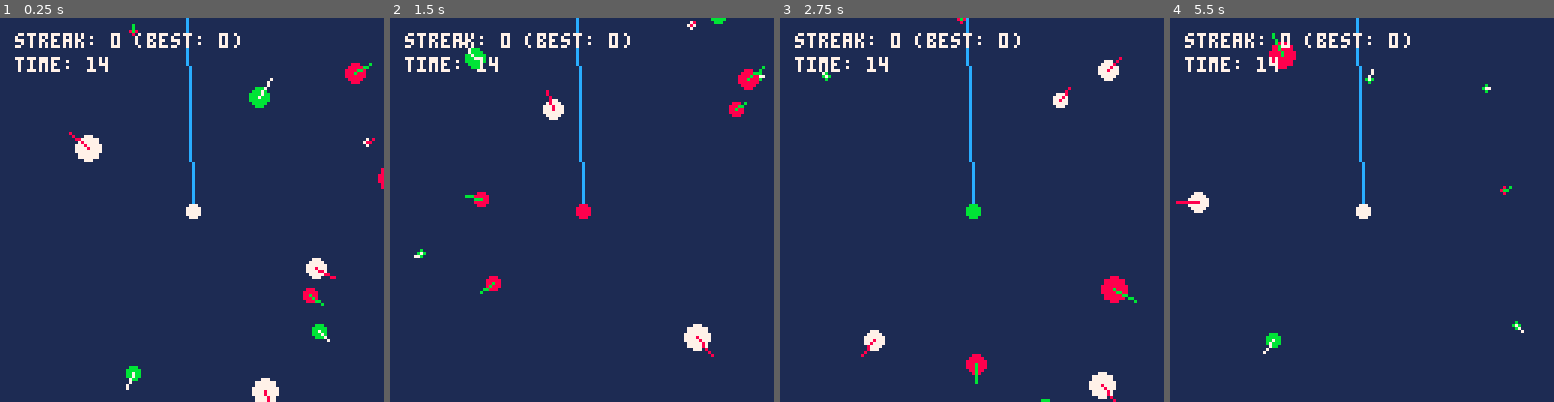
Above: before the commit, frames 1-4 (left to right).
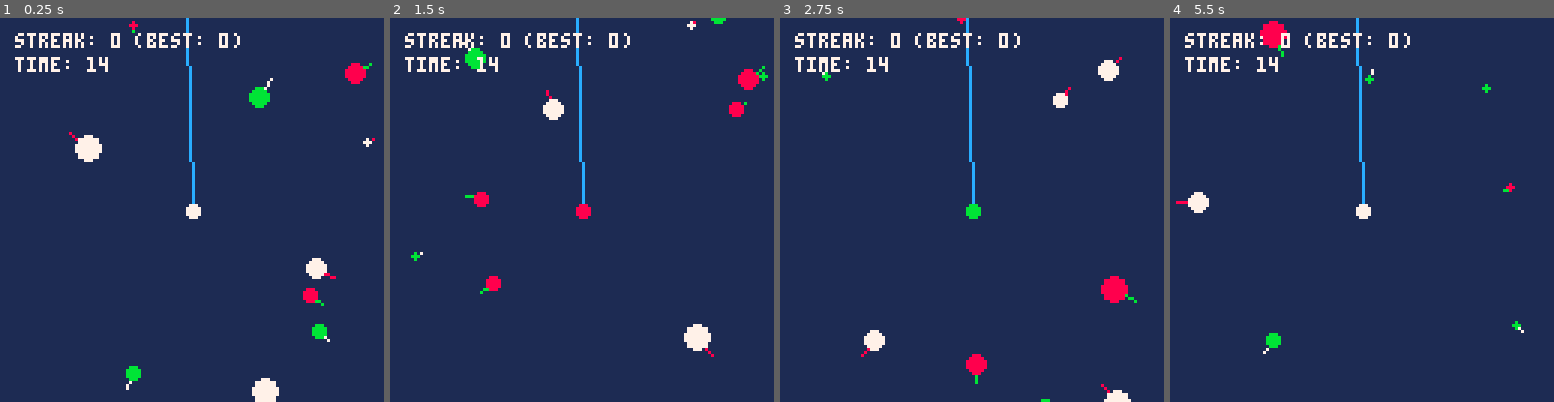
Above: after the commit, the same moments.

Repository: millwardesque/pico-fish-v2
Game: PICO-8 cartridge fish2.p8
Same seed, same stepped clock (60 frames per second), same inputs: the game is played once before the commit and once after it.
Inputs:
- Up to frame 1 (0.25 s): no input
- Up to frame 2 (1.5 s): tap O (Z key) at 0.7 s
- Up to frame 3 (2.75 s): hold Right 1.6-2.1 s; tap O (Z key) at 1.7, 2.1, 2.5 s; hold Up 2.15-2.42 s; hold Right from 2.47 s (still down)
- Up to frame 4 (5.5 s): tap O (Z key) every 0.4 s from 2.9 to 5.3 s; release Right at 3.03 s; hold Left 3.08-3.58 s; hold Down 3.63-3.97 s; hold Right 4.02-4.68 s; hold Up 4.73-5.03 s; hold Left from 5.08 s (still down)

The runs differ from the first frame. In frame 1, 0.3% of the frame differs, in the area x 20-100%, y 0-100%; in frame 2, 0.2%; in frame 3, 0.6%; in frame 4, 0.7%, in the area x 4-91%, y 0-86%.

Commit message:
Fixed fish head position when retreating.

Diff:
--- a/fish2.p8
+++ b/fish2.p8
@@ -285,17 +285,18 @@
     mk = function(name, x, y, colour1, colour2, size)
         local f = game_obj.mk(name, 'fish', x, y)
         f.target = nil
-        f.dir = v2.norm(v2.mk(x + 1, y))
-        f.speed = 0.5 * (0.25 + rnd(1))
+        f.dir_to_lure = v2.norm(v2.mk(x + 1, y))
+        f.max_speed = 0.5 * (0.25 + rnd(1))
+        f.speed = 0
         f.length = size
         f.size = size
         f.colour1 = colour1
         f.colour2 = colour2
 
         if f.size >= 7 then
-            f.speed *= 0.75
+            f.max_speed *= 0.75
         elseif f.size < 3 then
-            f.speed *= 1.25
+            f.max_speed *= 1.25
         end
 
         renderer.attach(f, 0)
@@ -306,8 +307,16 @@
                 -- Do nothing. This will get cleaned on the next update cycle.
                 return
             else
-                circfill(x, y, max(1, go.size / 2.0), go.colour1)
-                line(x - go.dir.x * go.length, y - go.dir.y * go.length, x, y, go.colour2)
+                local tail = v2.mk(x - go.dir_to_lure.x * go.length, y - go.dir_to_lure.y * go.length)
+                local head = v2.mk(x, y)
+
+                line(tail.x, tail.y, head.x, head.y, go.colour2)
+
+                if go.speed >= 0 then
+                    circfill(head.x, head.y, max(1, go.size / 2.0), go.colour1)
+                else
+                    circfill(tail.x, tail.y, max(1, go.size / 2.0), go.colour1)
+                end
             end
         end
 
@@ -337,21 +346,21 @@
             if self.target ~= nil then
                 local d = self.target.v2_pos(self.target) - self.v2_pos(self)
                 local dist = v2.mag(d)
-                self.dir = v2.norm(d)
-
-                local speed = self.speed
+                self.dir_to_lure = v2.norm(d)
+
+                self.speed = self.max_speed
                 local interest = self.interest(self)
                 if interest == 0 then
-                    speed *= -1.0
+                    self.speed *= -1.0
                 elseif interest == 1 then
-                    speed *= 0.0
+                    self.speed *= 0.0
                 elseif interest == 2 then
-                    speed *= 0.6
+                    self.speed *= 0.6
                 elseif interest == 3 then
-                    speed *= 1.0
-                end
-
-                local new_pos = self.v2_pos(self) + self.dir * speed
+                    self.speed *= 1.0
+                end
+
+                local new_pos = self.v2_pos(self) + self.dir_to_lure * self.speed
                 self.x = new_pos.x
                 self.y = new_pos.y
             end
--- a/src/fish.lua
+++ b/src/fish.lua
@@ -6,17 +6,18 @@
     mk = function(name, x, y, colour1, colour2, size)
         local f = game_obj.mk(name, 'fish', x, y)
         f.target = nil
-        f.dir = v2.norm(v2.mk(x + 1, y))
-        f.speed = 0.5 * (0.25 + rnd(1))
+        f.dir_to_lure = v2.norm(v2.mk(x + 1, y))
+        f.max_speed = 0.5 * (0.25 + rnd(1))
+        f.speed = 0
         f.length = size
         f.size = size
         f.colour1 = colour1
         f.colour2 = colour2
 
         if f.size >= 7 then
-            f.speed *= 0.75
+            f.max_speed *= 0.75
         elseif f.size < 3 then
-            f.speed *= 1.25
+            f.max_speed *= 1.25
         end
 
         renderer.attach(f, 0)
@@ -27,8 +28,16 @@
                 -- Do nothing. This will get cleaned on the next update cycle.
                 return
             else
-                circfill(x, y, max(1, go.size / 2.0), go.colour1)
-                line(x - go.dir.x * go.length, y - go.dir.y * go.length, x, y, go.colour2)
+                local tail = v2.mk(x - go.dir_to_lure.x * go.length, y - go.dir_to_lure.y * go.length)
+                local head = v2.mk(x, y)
+
+                line(tail.x, tail.y, head.x, head.y, go.colour2)
+
+                if go.speed >= 0 then
+                    circfill(head.x, head.y, max(1, go.size / 2.0), go.colour1)
+                else
+                    circfill(tail.x, tail.y, max(1, go.size / 2.0), go.colour1)
+                end
             end
         end
 
@@ -58,21 +67,21 @@
             if self.target ~= nil then
                 local d = self.target.v2_pos(self.target) - self.v2_pos(self)
                 local dist = v2.mag(d)
-                self.dir = v2.norm(d)
+                self.dir_to_lure = v2.norm(d)
 
-                local speed = self.speed
+                self.speed = self.max_speed
                 local interest = self.interest(self)
                 if interest == 0 then
-                    speed *= -1.0
+                    self.speed *= -1.0
                 elseif interest == 1 then
-                    speed *= 0.0
+                    self.speed *= 0.0
                 elseif interest == 2 then
-                    speed *= 0.6
+                    self.speed *= 0.6
                 elseif interest == 3 then
-                    speed *= 1.0
+                    self.speed *= 1.0
                 end
 
-                local new_pos = self.v2_pos(self) + self.dir * speed
+                local new_pos = self.v2_pos(self) + self.dir_to_lure * self.speed
                 self.x = new_pos.x
                 self.y = new_pos.y
             end
Not shown, changed: plan.txt
